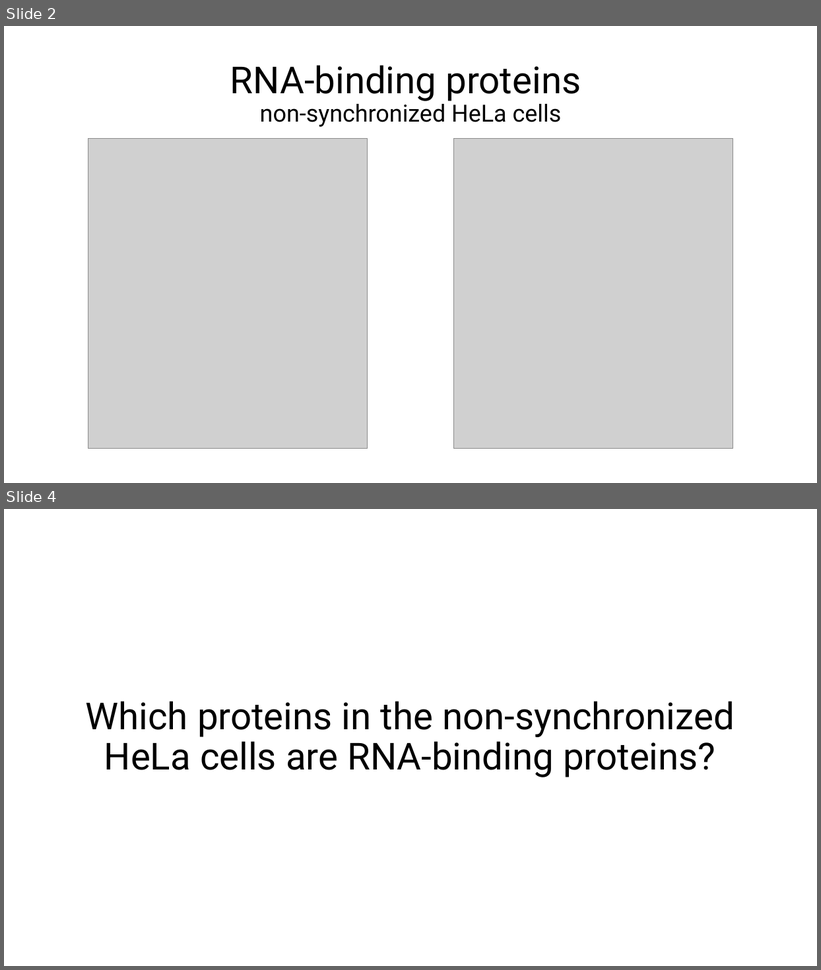
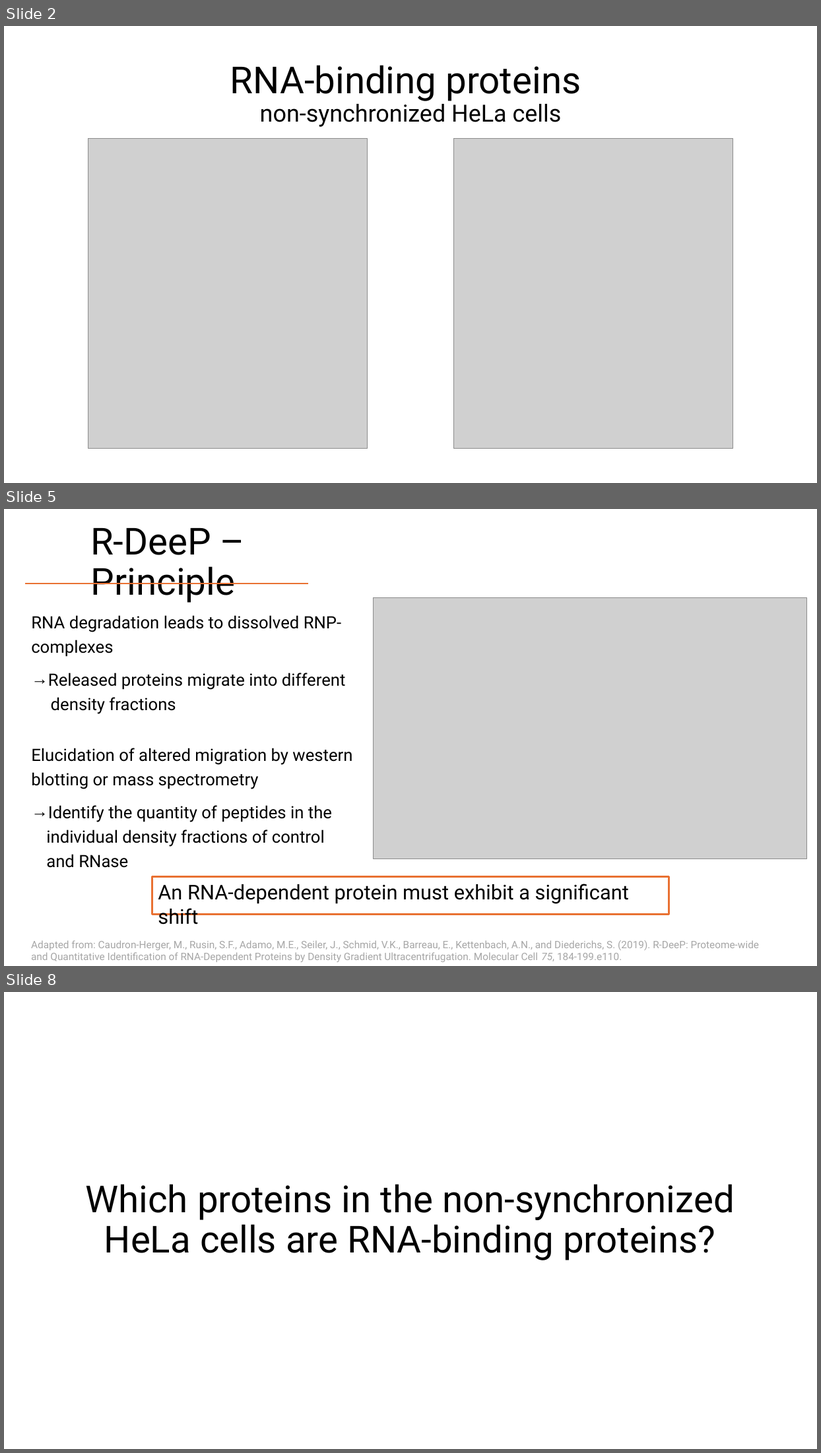
Before and after one commit to MichelaPozzi/2025-topic-03-group-01, a slide deck: Project Proposal Ben.pptx. Shown one above the other, each under a label of ours: slides 2 and 4 before the commit, slides 2, 5 and 8 after it; the slides between them are not shown. The pictures are 821x970 and 821x1453 pixels, drawn with LibreOffice and Linux fonts; fonts in the diff are those of the drawing; grey boxes stand for pictures. Boxes give left, top, right and bottom in pixels: in the first picture for what was removed or moved away, otherwise in the second. Text is boxed around its words. In the diff, an @@ line names an element or a change of style, - is before the commit and + after.

```diff
--- a/Project Proposal Ben.pptx
+++ b/Project Proposal Ben.pptx
@@ slide 5 added at (4, 509, 817, 966), background #FFFFFF @@
@@ title added at (90, 528, 235, 603), 44 pt, text #000000 @@
+R-DeeP – Principle
@@ line added from (25, 584) to (308, 584), #E97132 1.5 pt @@
@@ picture added at (374, 598, 807, 859) @@
@@ text added at (31, 615, 352, 868), 20 pt, text #000000 @@
+RNA degradation leads to dissolved RNP- complexes
+→ Released proteins migrate into different
+  density fractions
+Elucidation of altered migration by western blotting or mass spectrometry
+→ Identify the quantity of peptides in the
+  individual density fractions of control
+  and RNase
@@ rectangle added at (152, 877, 669, 915), outline #E97132 2.25 pt, 24 pt, text #000000 @@
+An RNA-dependent protein must exhibit a significant shift
@@ text added at (31, 941, 759, 962), 12 pt, text #A6A6A6 @@
+Adapted from: Caudron-Herger, M., Rusin, S.F., Adamo, M.E., Seiler, J., Schmid, V.K., Barreau, E., Kettenbach, A.N., and Diederichs, S. (2019). R-DeeP: Proteome-wide and Quantitative Identification of RNA-Dependent Proteins by Density Gradient Ultracentrifugation. Molecular Cell 75, 184-199.e110.
@@ what was slide 4 is now slide 8 @@
```
Also in this commit, not shown: 3 other slides added.
